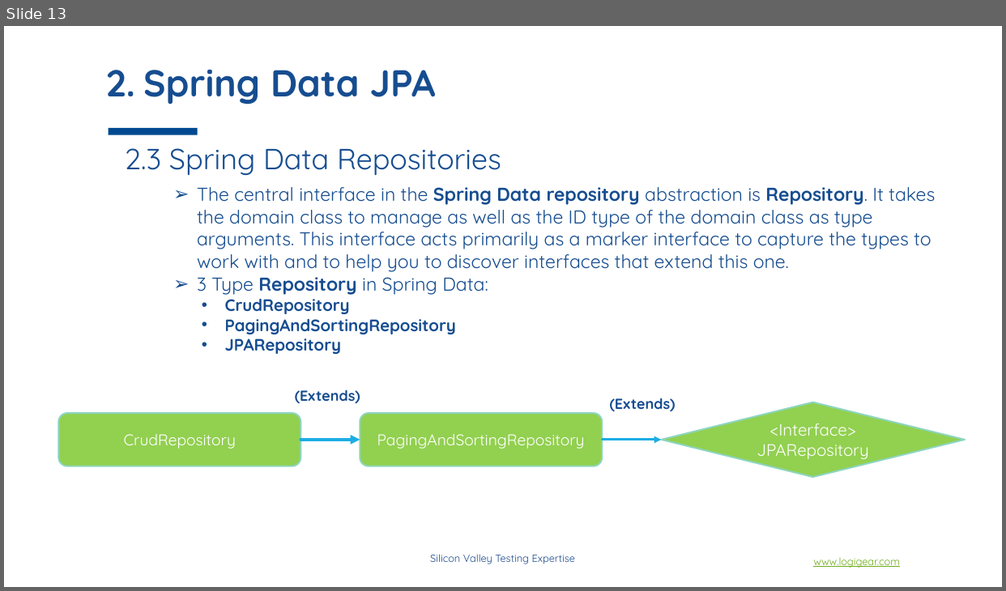
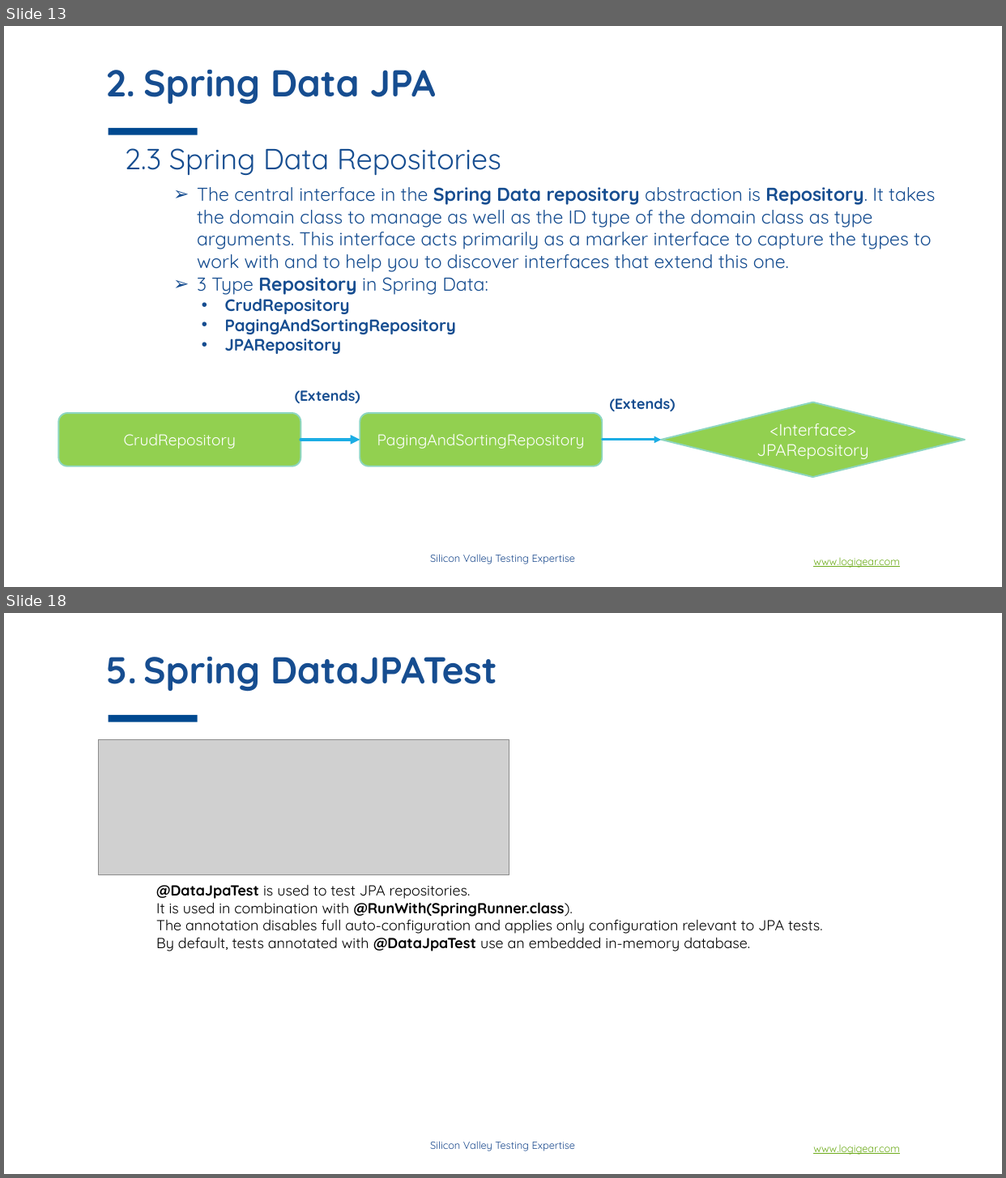
Before and after one commit to phongha1912/spring, a slide deck: doc/material/slides/session_3/LogiGear - SpringBoot - Spring Data.pptx. Shown one above the other, each under a label of ours: slide 13 before the commit, slides 13 and 18 after it; the slides between them are not shown. The pictures are 1006x591 and 1006x1178 pixels, drawn with LibreOffice and Linux fonts; fonts in the diff are those of the drawing; grey boxes stand for pictures; background and template pictures are left out. Boxes give left, top, right and bottom in pixels: in the first picture for what was removed or moved away, otherwise in the second. Text is boxed around its words. In the diff, an @@ line names an element or a change of style, - is before the commit and + after.

```diff
--- a/doc/material/slides/session_3/LogiGear - SpringBoot - Spring Data.pptx
+++ b/doc/material/slides/session_3/LogiGear - SpringBoot - Spring Data.pptx
@@ slide 18 added at <box>4,613,1002,1174</box>, background #FFFFFF; not listed: 3 template elements that a slide beside it also shows @@
@@ title added at <box>106,656,497,692</box>, 36 pt, text #164D90, bold @@
+5. Spring DataJPATest
@@ picture added at <box>98,739,509,875</box> @@
@@ text added at <box>156,885,823,952</box>, 14 pt, text #000000 @@
+@DataJpaTest is used to test JPA repositories.
+It is used in combination with @RunWith(SpringRunner.class).
+The annotation disables full auto-configuration and applies only configuration relevant to JPA tests.
+By default, tests annotated with @DataJpaTest use an embedded in-memory database.
```
Also in this commit, not shown: 1 slide changed, 4 other slides added, 21 other files.
